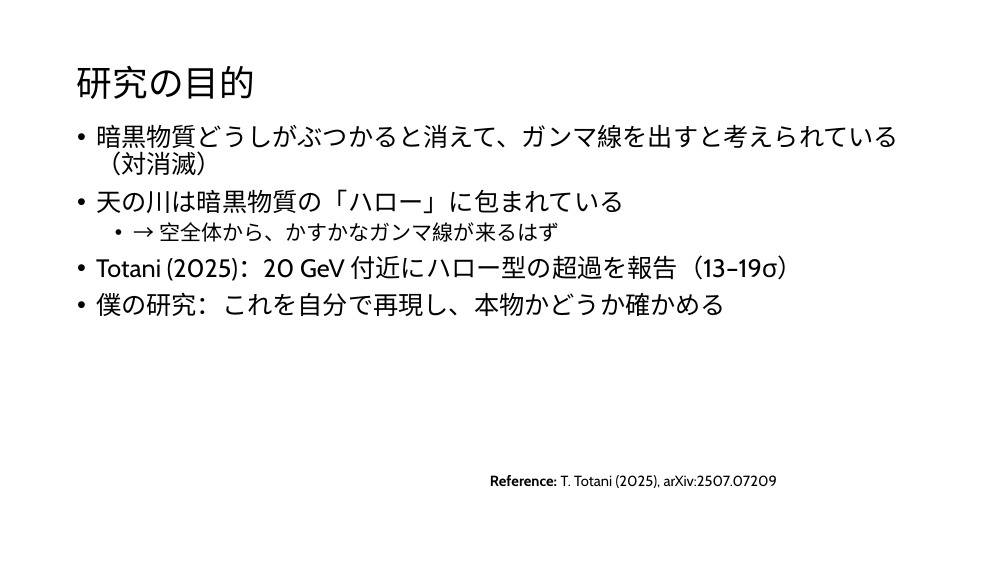
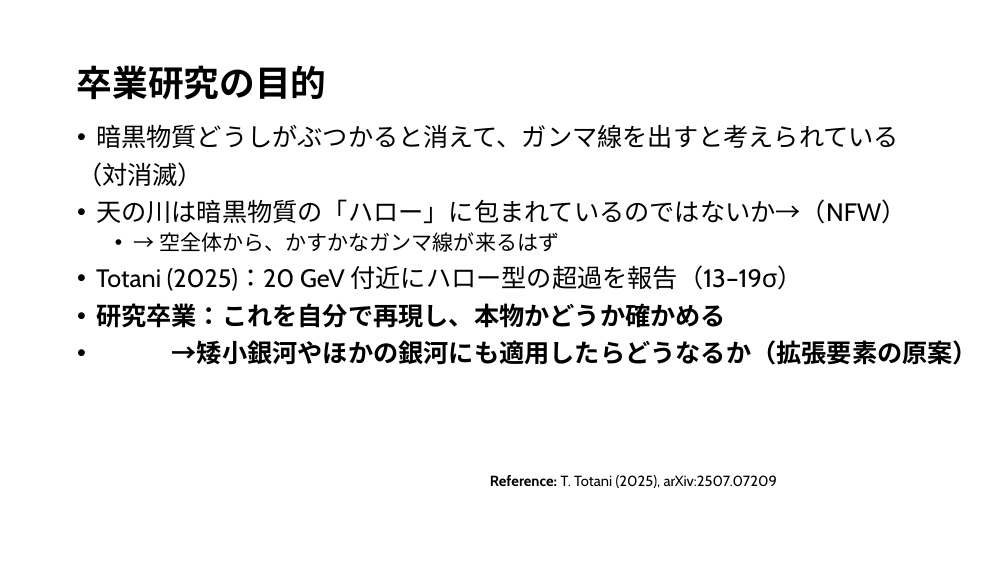
Before and after one commit to Mikann20041029/darkmatter-slides, a slide deck: slide 2 of slides/2026-10-02_研究進捗報告.pptx. Drawn at 1008x567 pixels with LibreOffice and Linux fonts; fonts in the diff are those of the drawing. Boxes give left, top, right and bottom in pixels: in the first picture for what was removed or moved away, otherwise in the second. Text is boxed around its words. In the diff, an @@ line names an element or a change of style, - is before the commit and + after.

```diff
--- a/slides/2026-10-02_研究進捗報告.pptx
+++ b/slides/2026-10-02_研究進捗報告.pptx
@@ title at (77, 65, 327, 100): text changed; bold on @@
-研究の目的
+卒業研究の目的
@@ text at (77, 124, 907, 224): text changed @@
-• 暗黒物質どうしがぶつかると消えて、ガンマ線を出すと考えられている（対消滅）
-• 天の川は暗黒物質の「ハロー」に包まれている
+• 暗黒物質どうしがぶつかると消えて、ガンマ線を出すと考えられている
+（対消滅）
+• 天の川は暗黒物質の「ハロー」に包まれているのではないか→（NFW）
@@ text at (96, 303, 978, 365): text changed; bold on @@
-• 僕の研究：これを自分で再現し、本物かどうか確かめる
+• 研究卒業：これを自分で再現し、本物かどうか確かめる
+• →矮小銀河やほかの銀河にも適用したらどうなるか（拡張要素の原案）
```
Also in this commit, not shown: 3 other slides changed.
